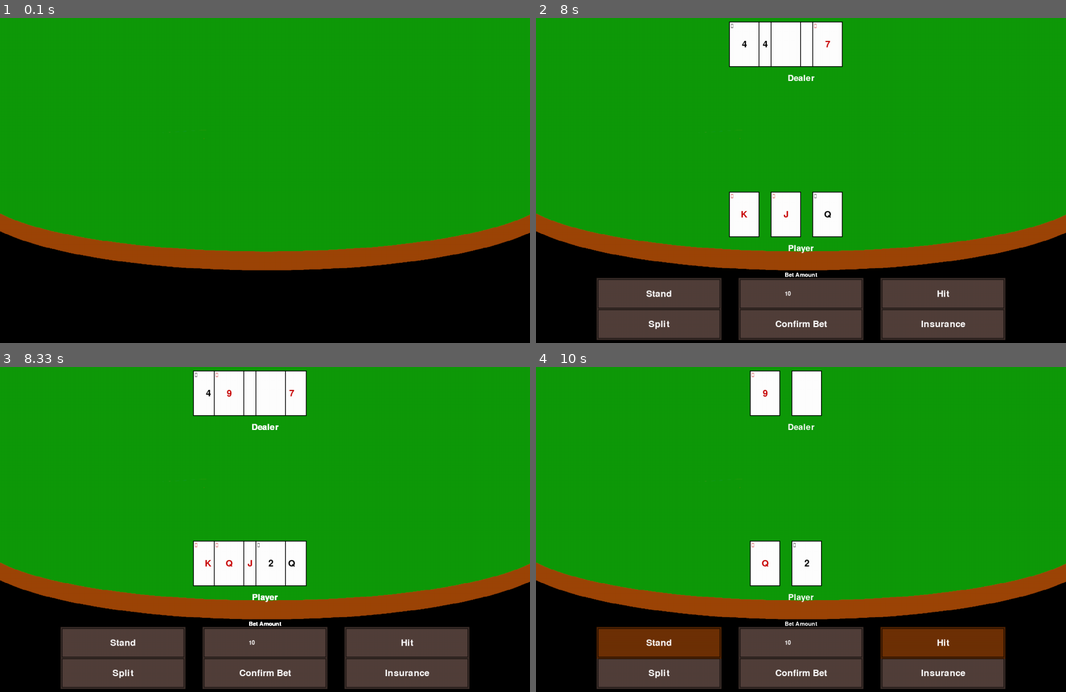
Above: before the commit, frames 1-4 (two rows, left to right).
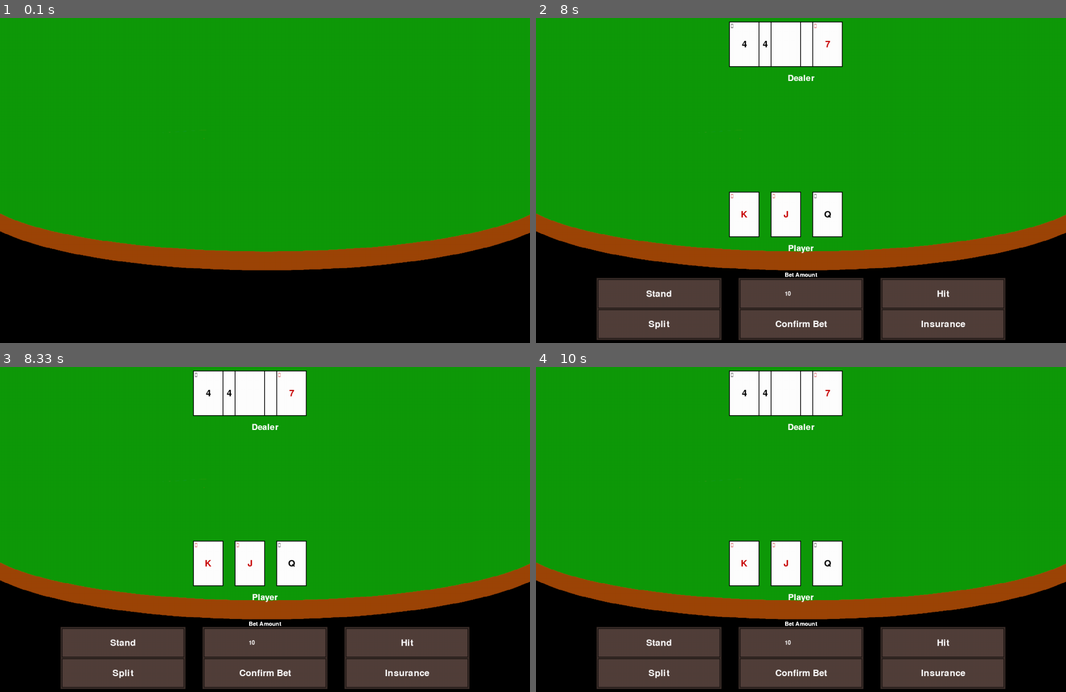
Above: after the commit, the same moments.

Repository: CDonners/None-Exam-Assessment-2026-AQA
Game: pygame game, started from bankrollBust/main.py
Two runs of this game, one before a commit and one after it. Both use one fixed random seed, a clock stepped at 60 frames per second and the inputs below.
Inputs (mouse positions are in pixels of both pictures, inside the frame that each line leads up to):
- Up to frame 1 (0.1 s): no input
- Up to frame 2 (8 s): press the mouse at (801, 115) at 0.37 s; move the mouse to (806, 193) at 0.47 s; release the mouse at (816, 274) at 0.6 s; click "Start Game" at 0.78 s; click "Confirm Bet" at 1.2 s; press the mouse at (657, 294) at 1.53 s; move the mouse to (710, 177) at 1.63 s; release the mouse at (758, 60) at 1.77 s; press the mouse at (944, 294) at 2.57 s; move the mouse to (933, 209) at 2.67 s; release the mouse at (922, 122) at 2.8 s; press the mouse at (944, 294) at 3.1 s; move the mouse to (832, 177) at 3.2 s; move the mouse to (716, 63) at 3.3 s; release the mouse at (716, 63) at 3.33 s
- Up to frame 3 (8.33 s): no input
- Up to frame 4 (10 s): move the mouse to (742, 568) at 9.8 s

Frames 1-2 are identical in both runs. In frame 3, 1.2% of the frame differs, in the area x 40-54%, y 1-80%; in frame 4, 8.2%, in the area x 11-89%, y 1-90%.

Commit message:
Update main.py

Diff:
--- a/bankrollBust/main.py
+++ b/bankrollBust/main.py
@@ -137,7 +137,7 @@
                                 stoodPlayer = game.stoodHands[hand]
                                 stoodPlayer.bustBux += 2*stoodPlayer.bet
                                 # TODO handle end of round
-                        pygame.time.delay(2500)
+                        pygame.time.delay(5000)
                         # Reset game
                         currentPlayerIndex = 0
                         game.roundStarted = False
